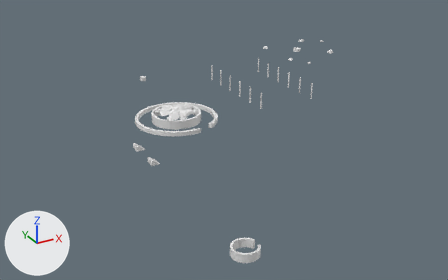
What one commit did to the OBJ model Assets/models/maps/cerroblanco/cerroblanco_dressing_hulls_default.obj.
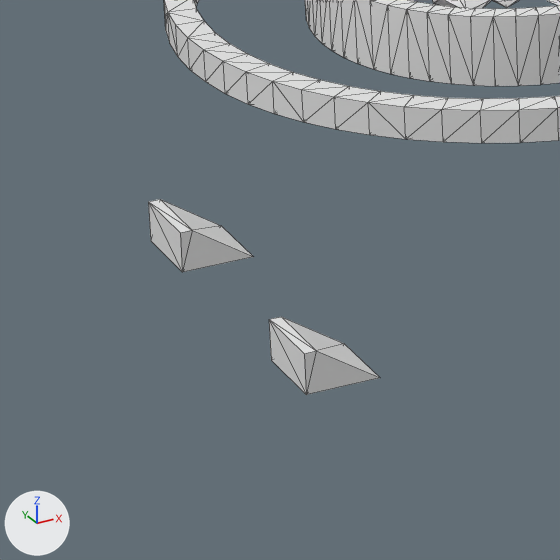
Each version appears first whole from a camera (50 mm lens) standing at (-1477.0, -3128.0, 1522.0) and looking at (416.0, 313.0, -199.0), and next in a close-up on the part from 26% to 41% of the width and 43% to 66% of the height. Every picture has the same lights, and +X, +Y and +Z are marked at lower left. The first two pictures are the older version. The close-ups show mesh edges as thin lines. Where no turn or scale is listed for an object, it has been applied to the vertices. Vertices at exactly the same position are counted once.

In view in the first close-up: 'cerroblanco_dressing_hulls_default'.
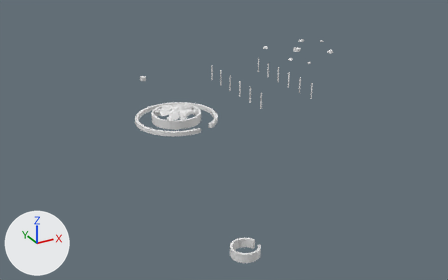
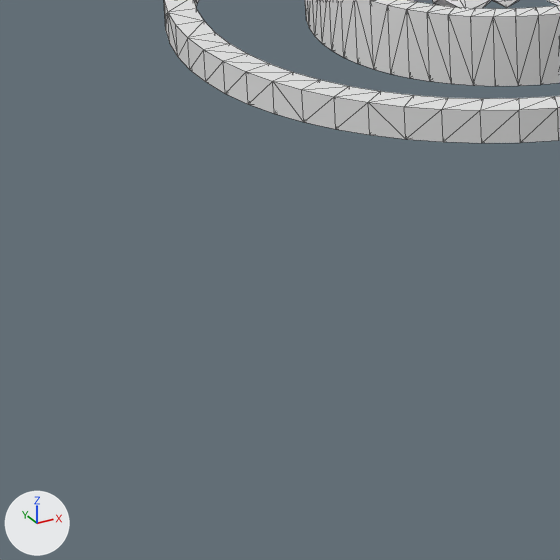
What changed in the scene script:
```text
Change me_cerroblanco_dressing_hulls_default:
    used by ob_cerroblanco_dressing_hulls_default; location = (0.0, 0.0, 0.0)
    remove me_cerroblanco_dressing_hulls_default.from_pydata(...)  # 1308 vertices, 2918 faces; spans x -379.0..2148.0, y -1266.0..1634.0, z -3.0..118.0
    add me_cerroblanco_dressing_hulls_default.from_pydata(...)  # 1292 vertices, 2894 faces; spans x -379.0..2148.0, y -1266.0..1634.0, z -3.0..118.0
    me_cerroblanco_dressing_hulls_default part 1: the loose piece of 8 vertices spanning x -330.0..-277.0, y 10.0..70.0, z 0.0..30.0 is deleted
    me_cerroblanco_dressing_hulls_default part 2: the loose piece of 8 vertices spanning x -330.0..-277.0, y -210.0..-150.0, z 0.0..30.0 is deleted
```

Boxes [x1, y1, x2, y2] around the edits, measured in the close-ups (560 x 560 px):
'cerroblanco_dressing_hulls_default', reshaped
    before: [148, 0, 560, 395]
    after: [164, 0, 560, 143]
part 1 of me_cerroblanco_dressing_hulls_default, deleted
    before: [148, 199, 253, 272]
part 2 of me_cerroblanco_dressing_hulls_default, deleted
    before: [269, 317, 380, 395]
